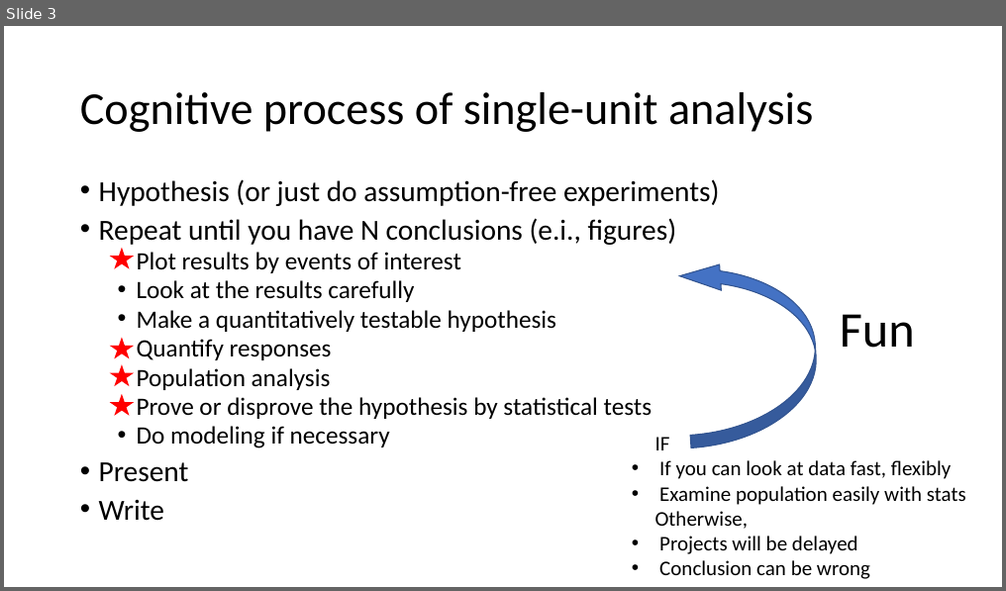
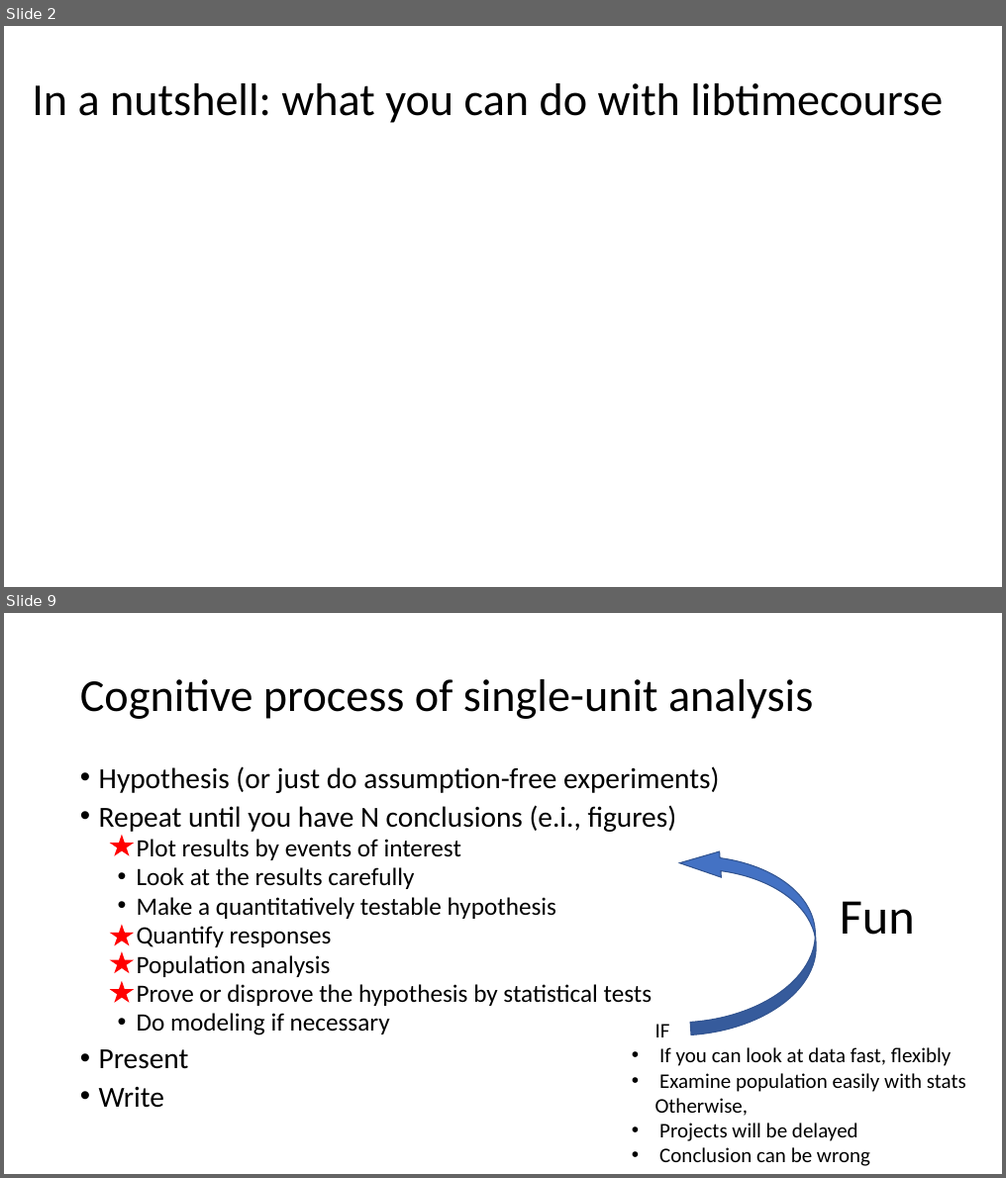
Before and after one commit to HRKimLab/libkm, a slide deck: A Matlab toolbox for single unit analysis.pptx. Shown one above the other, each under a label of ours: slide 3 before the commit, slides 2 and 9 after it; the slides between them are not shown. The pictures are 1006x591 and 1006x1178 pixels, drawn with LibreOffice and Linux fonts; fonts in the diff are those of the drawing. Boxes give left, top, right and bottom in pixels: in the first picture for what was removed or moved away, otherwise in the second. Text is boxed around its words. In the diff, an @@ line names an element or a change of style, - is before the commit and + after.

```diff
--- a/A Matlab toolbox for single unit analysis.pptx
+++ b/A Matlab toolbox for single unit analysis.pptx
@@ slide 2 added at [4, 26, 1002, 587], background #FFFFFF @@
@@ title added at [32, 83, 943, 123], 44 pt, text #000000 @@
+In a nutshell: what you can do with libtimecourse
@@ what was slide 3 is now slide 9 @@
```
Also in this commit, not shown: 2 slides changed, 5 other slides added, 3 slides removed, 1 other file.
